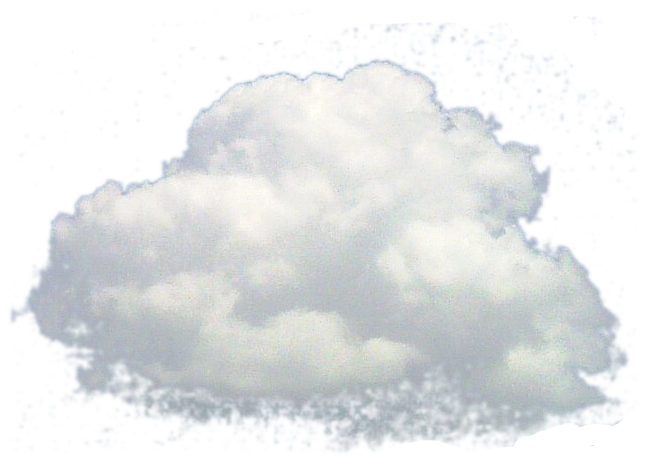
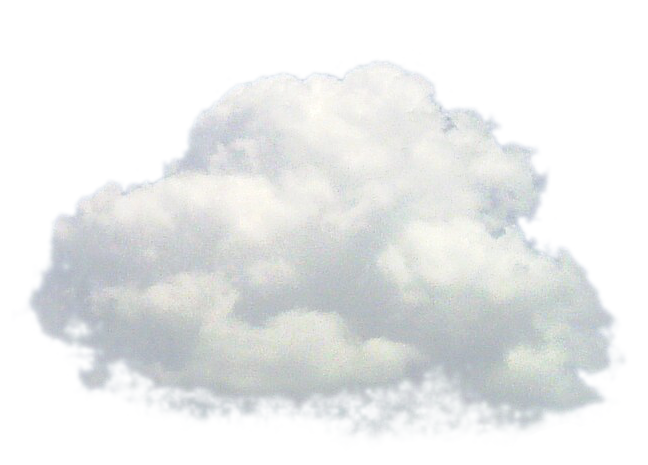
Layer changes from the first w=648, h=465 image to the second:
added layer "Cloud copy" above "Cloud" over [10, 28, 635, 452]
"Cloud": opacity 100% → 81%, painted on it over [8, 9, 639, 456]